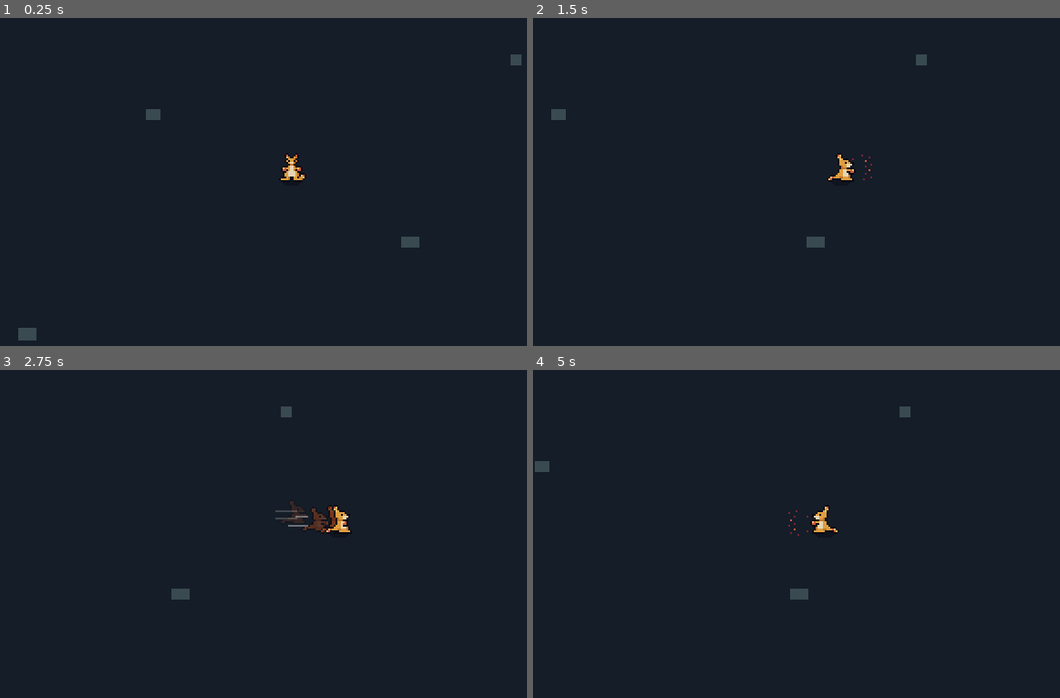
Above: before the commit, frames 1-4 (two rows, left to right).
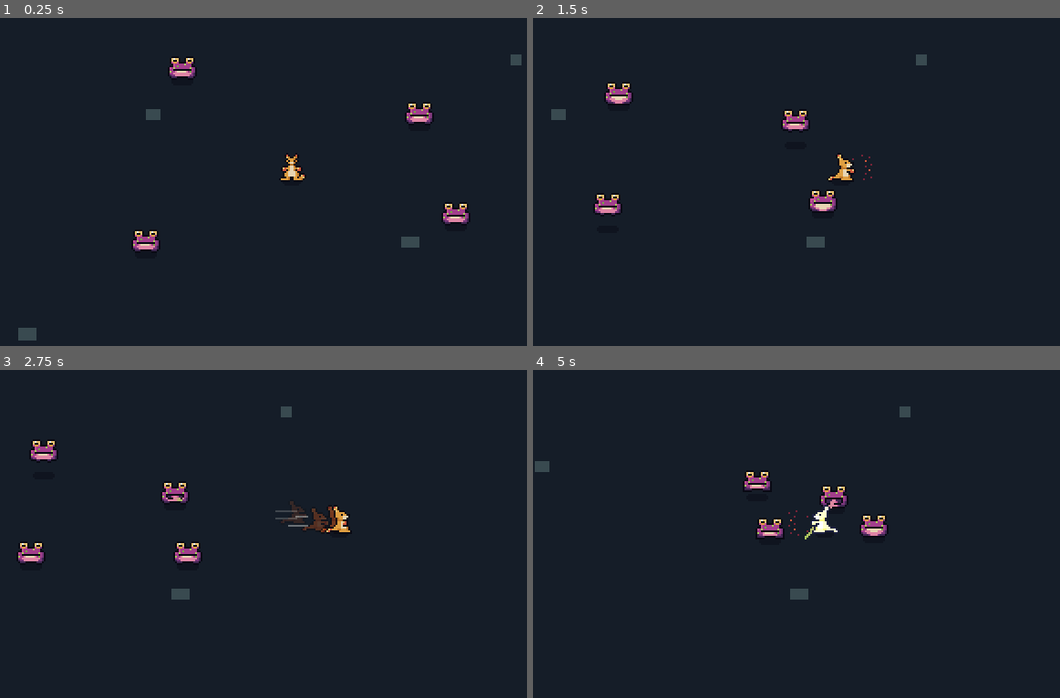
Above: after the commit, the same moments.

Repository: qmkDuran/my-own-art
Game: Godot game, scene res://scenes/main/main.tscn
Same seed, same stepped clock (60 frames per second), same inputs: the game is played once before the commit and once after it.
Inputs (mouse positions are in pixels of both pictures, inside the frame that each line leads up to):
- Up to frame 1 (0.25 s): no input
- Up to frame 2 (1.5 s): move the mouse to (954, 165) at 0.52 s; press the mouse at (954, 165) at 0.53 s; hold D (move_right) 0.53-1.28 s; tap Space (dodge) at 0.8, 1.35 s; move the mouse to (706, 198) at 1.27 s; release the mouse at (706, 198) at 1.28 s; hold S (move_down) from 1.28 s (still down)
- Up to frame 3 (2.75 s): click (173, 550) at 1.55 s; move the mouse to (347, 461) at 2.02 s; release S (move_down) at 2.03 s; press the mouse at (347, 461) at 2.03 s; hold D (move_right) from 2.03 s (still down); tap Space (dodge) at 2.3 s
- Up to frame 4 (5 s): move the mouse to (796, 599) at 2.77 s; release D (move_right) at 2.78 s; release the mouse at (796, 599) at 2.78 s; hold W (move_up) 2.78-3.53 s; tap Space (dodge) at 2.85, 3.8, 4.35 s; click (796, 599) at 3.05 s; move the mouse to (1002, 583) at 3.52 s; press the mouse at (1002, 583) at 3.53 s; hold A (move_left) from 3.53 s (still down); move the mouse to (648, 484) at 4.27 s; release the mouse at (648, 484) at 4.28 s; click (648, 484) at 4.55 s

The runs differ from the first frame. In frame 1, 0.8% of the frame differs, in the area x 25-89%, y 12-72%; in frame 2, 0.8%; in frame 3, 0.8%; in frame 4, 1.1%, in the area x 40-68%, y 31-52%.

Commit message:
Add toxic toad enemy and health/damage
- Toad hops toward the player, puffs up as a warning, then lashes a
  pink, green-tipped tongue drawn in code toward the player.
- Health component with damaged/died signals; HitFlash flashes sprites
  white when hit. Toads take 2 jabs, are knocked back, then fade out.
- Jabs now damage enemies at the landing spot.
- Emberoo has 10 health, is invulnerable mid-dodge, and the level
  restarts when it dies (vertical-slice placeholder).
- Four toads placed in the test level.

Co-Authored-By: Claude Opus 5.5 <noreply@anthropic.com>
Claude-Session: https://claude.ai/code/session_01YABBJVPWvaqtn34m5VQVCp

Diff:
--- a/scenes/creatures/emberoo/emberoo.tscn
+++ b/scenes/creatures/emberoo/emberoo.tscn
@@ -11,6 +11,8 @@
 [ext_resource type="Script" path="res://scripts/effects/afterimage_trail.gd" id="9_trail"]
 [ext_resource type="Script" path="res://scripts/effects/speed_trail.gd" id="10_speed"]
 [ext_resource type="Script" path="res://scripts/effects/speed_lines.gd" id="11_lines"]
+[ext_resource type="Script" path="res://scripts/components/health.gd" id="12_health"]
+[ext_resource type="Script" path="res://scripts/effects/hit_flash.gd" id="13_flash"]
 
 [sub_resource type="CircleShape2D" id="CircleShape2D_body"]
 radius = 5.0
@@ -19,7 +21,7 @@
 offsets = PackedFloat32Array(0, 1)
 colors = PackedColorArray(0.909804, 0.756863, 0.439216, 0, 0.921569, 0.929412, 0.913725, 0.8)
 
-[node name="Emberoo" type="CharacterBody2D"]
+[node name="Emberoo" type="CharacterBody2D" groups=["player"]]
 z_index = 1
 motion_mode = 1
 script = ExtResource("1_creature")
@@ -70,3 +72,11 @@
 [node name="SpeedLines" type="Node" parent="." node_paths=PackedStringArray("target")]
 script = ExtResource("11_lines")
 target = NodePath("..")
+
+[node name="Health" type="Node" parent="."]
+script = ExtResource("12_health")
+max_health = 10
+
+[node name="HitFlash" type="Node" parent="." node_paths=PackedStringArray("sprite")]
+script = ExtResource("13_flash")
+sprite = NodePath("../Sprite")
--- /dev/null
+++ b/scenes/enemies/toxic_toad/toxic_toad.tscn
@@ -0,0 +1,67 @@
+[gd_scene load_steps=9 format=3]
+
+[ext_resource type="Script" path="res://scripts/enemies/toad.gd" id="1_toad"]
+[ext_resource type="Script" path="res://scripts/animation/single_view_animator.gd" id="2_animator"]
+[ext_resource type="Script" path="res://scripts/enemies/toad_tongue.gd" id="3_tongue"]
+[ext_resource type="Script" path="res://scripts/components/health.gd" id="4_health"]
+[ext_resource type="Script" path="res://scripts/effects/hit_flash.gd" id="5_flash"]
+
+[sub_resource type="CircleShape2D" id="CircleShape2D_body"]
+radius = 5.0
+
+[sub_resource type="Gradient" id="Gradient_tongue"]
+offsets = PackedFloat32Array(0, 0.7, 1)
+colors = PackedColorArray(0.87451, 0.517647, 0.647059, 1, 0.87451, 0.517647, 0.647059, 1, 0.658824, 0.792157, 0.345098, 1)
+
+[sub_resource type="Curve" id="Curve_tongue_width"]
+_data = [Vector2(0, 1), 0.0, 0.0, 0, 0, Vector2(1, 0.7), 0.0, 0.0, 0, 0]
+point_count = 2
+
+[node name="ToxicToad" type="CharacterBody2D" groups=["enemies"]]
+z_index = 1
+motion_mode = 1
+script = ExtResource("1_toad")
+
+[node name="Shadow" type="Polygon2D" parent="."]
+color = Color(0.0352941, 0.0392157, 0.0784314, 0.45)
+polygon = PackedVector2Array(-6, 0, -5, -1.5, 0, -2, 5, -1.5, 6, 0, 5, 1.5, 0, 2, -5, 1.5)
+
+[node name="Sprite" type="AnimatedSprite2D" parent="."]
+position = Vector2(0, -8)
+script = ExtResource("2_animator")
+sheet_folder = "res://art/toxic_toad"
+sheet_prefix = "toad"
+animation_settings = {
+"attack": {
+"frame_durations": [0.4, 0.2, 0.12],
+"loops": false
+},
+"hop": {
+"frame_durations": [0.08, 0.1, 0.16, 0.1],
+"loops": false
+},
+"idle": {
+"frame_durations": [0.4, 0.4],
+"loops": true
+}
+}
+
+[node name="Tongue" type="Line2D" parent="."]
+width = 2.0
+width_curve = SubResource("Curve_tongue_width")
+gradient = SubResource("Gradient_tongue")
+begin_cap_mode = 2
+end_cap_mode = 2
+script = ExtResource("3_tongue")
+
+[node name="CollisionShape" type="CollisionShape2D" parent="."]
+position = Vector2(0, -3)
+shape = SubResource("CircleShape2D_body")
+
+[node name="Health" type="Node" parent="."]
+script = ExtResource("4_health")
+max_health = 2
+
+[node name="HitFlash" type="Node" parent="." node_paths=PackedStringArray("sprite")]
+script = ExtResource("5_flash")
+sprite = NodePath("../Sprite")
--- a/scenes/main/main.tscn
+++ b/scenes/main/main.tscn
@@ -1,6 +1,7 @@
-[gd_scene load_steps=2 format=3]
+[gd_scene load_steps=3 format=3]
 
 [ext_resource type="PackedScene" path="res://scenes/creatures/emberoo/emberoo.tscn" id="1_emberoo"]
+[ext_resource type="PackedScene" path="res://scenes/enemies/toxic_toad/toxic_toad.tscn" id="2_toad"]
 
 [node name="Main" type="Node2D"]
 
@@ -41,6 +42,18 @@
 offset_bottom = 87.0
 color = Color(0.223529, 0.290196, 0.313725, 1)
 
+[node name="Toad1" parent="." instance=ExtResource("2_toad")]
+position = Vector2(70, -30)
+
+[node name="Toad2" parent="." instance=ExtResource("2_toad")]
+position = Vector2(90, 25)
+
+[node name="Toad3" parent="." instance=ExtResource("2_toad")]
+position = Vector2(-80, 40)
+
+[node name="Toad4" parent="." instance=ExtResource("2_toad")]
+position = Vector2(-60, -55)
+
 [node name="Emberoo" parent="." instance=ExtResource("1_emberoo")]
 
 [node name="Camera" type="Camera2D" parent="Emberoo"]
--- /dev/null
+++ b/scripts/animation/single_view_animator.gd
@@ -0,0 +1,49 @@
+class_name SingleViewAnimator
+extends AnimatedSprite2D
+## Animations for creatures drawn from one view only, like the toad that always faces the camera.
+##
+## Sheets are named "<prefix>_<action>_sheet.png", e.g. "toad_hop_sheet.png".
+
+const FRAME_SIZE := Vector2i(16, 16)
+
+@export_dir var sheet_folder: String
+@export var sheet_prefix: String
+## For each action: { "frame_durations": [seconds per frame], "loops": bool }.
+@export var animation_settings: Dictionary = {}
+
+## Where the sprite sits when the creature is on the ground.
+var _ground_offset: Vector2
+
+
+func _ready() -> void:
+	_ground_offset = position
+	sprite_frames = SpriteFrames.new()
+	sprite_frames.remove_animation("default")
+
+	for action: String in animation_settings:
+		var sheet_path := "%s/%s_%s_sheet.png" % [sheet_folder, sheet_prefix, action]
+		if not ResourceLoader.exists(sheet_path):
+			continue
+		var settings: Dictionary = animation_settings[action]
+		SpriteSheetLoader.add_animation(
+			sprite_frames, action, load(sheet_path), settings["frame_durations"], settings["loops"], FRAME_SIZE
+		)
+
+
+func show_animation(action: String) -> void:
+	if animation != action and sprite_frames.has_animation(action):
+		play(action)
+
+
+## Always starts from the first frame, e.g. for a new hop or attack.
+func replay_animation(action: String) -> void:
+	if not sprite_frames.has_animation(action):
+		return
+	play(action)
+	frame = 0
+	frame_progress = 0.0
+
+
+## Raises the sprite off the ground, in pixels. The shadow stays put, which sells the jump.
+func lift(height: float) -> void:
+	position = _ground_offset + Vector2(0, -roundf(height))
--- /dev/null
+++ b/scripts/components/health.gd
@@ -0,0 +1,34 @@
+class_name Health
+extends Node
+## Tracks how much damage something can take before it dies.
+##
+## Other components listen to its signals (flash on hit, die at zero)
+## instead of Health knowing about them.
+
+signal damaged(amount: int, source_position: Vector2)
+signal died
+
+@export var max_health: int = 3
+
+## While true, damage is ignored (e.g. mid-dodge).
+var is_invulnerable: bool = false
+
+var current_health: int
+
+
+func _ready() -> void:
+	current_health = max_health
+
+
+func take_damage(amount: int, source_position: Vector2) -> void:
+	if is_invulnerable or is_dead():
+		return
+
+	current_health = maxi(0, current_health - amount)
+	damaged.emit(amount, source_position)
+	if is_dead():
+		died.emit()
+
+
+func is_dead() -> bool:
+	return current_health <= 0
--- a/scripts/components/melee_attack.gd
+++ b/scripts/components/melee_attack.gd
@@ -16,6 +16,12 @@
 @export var fist_height: float = -7.0
 ## Effect shown where the hit lands.
 @export var impact_effect: PackedScene
+## Damage dealt to each target the hit lands on.
+@export var damage: int = 1
+## How close to the landing spot a target's feet must be to get hit, in pixels.
+@export var hit_radius: float = 10.0
+## Group whose members this attack can hurt (each needs a child node named "Health").
+@export var target_group: String = "enemies"
 ## Animations used in turn for back-to-back attacks, e.g. left fist then right fist.
 @export var combo_animations: Array[String] = ["jab", "jab2"]
 
@@ -59,6 +65,7 @@
 	if not _has_landed_hit and _time_attacking >= hit_delay:
 		_has_landed_hit = true
 		_spawn_impact(_attack_direction)
+		_damage_targets_in_reach(_attack_direction)
 
 	if _time_attacking >= attack_duration:
 		is_attacking = false
@@ -80,6 +87,16 @@
 	impact.rotation = attack_direction.angle()
 
 
+func _damage_targets_in_reach(attack_direction: Vector2) -> void:
+	var landing_spot := attacker.global_position + attack_direction * reach
+	for target: Node2D in get_tree().get_nodes_in_group(target_group):
+		if target.global_position.distance_to(landing_spot) > hit_radius:
+			continue
+		var target_health: Health = target.get_node_or_null("Health")
+		if target_health != null:
+			target_health.take_damage(damage, attacker.global_position)
+
+
 func _hit_position(attack_direction: Vector2) -> Vector2:
 	var fist_origin := attacker.global_position + Vector2(0, fist_height)
 	return fist_origin + attack_direction * reach
--- a/scripts/creatures/creature.gd
+++ b/scripts/creatures/creature.gd
@@ -11,6 +11,8 @@
 ##   AfterimageTrail -> fading copies during a dodge
 ##   SpeedTrail      -> a streak behind a dodge
 ##   SpeedLines      -> anime-style lines behind a dodge
+##   Health          -> how much damage it can take (dodging makes it invulnerable)
+##   HitFlash        -> flashes white when hit
 ##   Sprite          -> what to show
 
 ## Below this speed (pixels per second) the creature counts as standing still.
@@ -24,11 +26,20 @@
 @onready var afterimage_trail: AfterimageTrail = $AfterimageTrail
 @onready var speed_trail: SpeedTrail = $SpeedTrail
 @onready var speed_lines: SpeedLines = $SpeedLines
+@onready var health: Health = $Health
+@onready var hit_flash: HitFlash = $HitFlash
 @onready var animator: CreatureAnimator = $Sprite
+
+
+func _ready() -> void:
+	health.damaged.connect(_on_damaged)
+	health.died.connect(_on_died)
 
 
 func _physics_process(delta: float) -> void:
 	_start_requested_action()
+	# Leaping out of the way means attacks pass through you.
+	health.is_invulnerable = dodge.is_dodging
 
 	var move_direction := _chosen_move_direction()
 	velocity = _next_velocity(move_direction, delta)
@@ -100,3 +111,12 @@
 
 func _is_moving() -> bool:
 	return velocity.length() > STANDING_STILL_SPEED
+
+
+func _on_damaged(_amount: int, _source_position: Vector2) -> void:
+	hit_flash.flash()
+
+
+## For the vertical slice, dying simply restarts the level.
+func _on_died() -> void:
+	get_tree().reload_current_scene.call_deferred()
--- /dev/null
+++ b/scripts/effects/hit_flash.gd
@@ -0,0 +1,17 @@
+class_name HitFlash
+extends Node
+## Flashes a sprite bright white for a moment when it gets hit.
+##
+## Uses self_modulate, so it never fights with fades that use modulate.
+
+@export var sprite: CanvasItem
+## How bright the flash starts (1.0 is normal).
+@export var flash_brightness: float = 4.0
+## Seconds for the flash to fade back to normal.
+@export var flash_time: float = 0.12
+
+
+func flash() -> void:
+	sprite.self_modulate = Color(flash_brightness, flash_brightness, flash_brightness)
+	var fade := sprite.create_tween()
+	fade.tween_property(sprite, "self_modulate", Color.WHITE, flash_time)
--- /dev/null
+++ b/scripts/enemies/toad.gd
@@ -0,0 +1,220 @@
+class_name Toad
+extends CharacterBody2D
+## A toxic toad: hops toward the player, puffs up as a warning, then lashes its tongue.
+##
+## Behaviour is a small state machine. Each state has a length; when it runs out,
+## the toad decides what to do next.
+##   RESTING    -> sits for a moment, then hops closer or starts an attack
+##   HOPPING    -> one hop toward the player, in an arc
+##   PUFFING    -> the warning: cheeks puff up (the player's cue to dodge)
+##   LASHING    -> tongue shoots out; hits the player if they're still in the way
+##   RECOVERING -> a short pause after attacking or being hit
+##   DYING      -> fades away
+
+enum State { RESTING, HOPPING, PUFFING, LASHING, RECOVERING, DYING }
+
+## Height of the player's body above their feet, used to aim and hit with the tongue.
+const PLAYER_BODY_HEIGHT := -6.0
+
+@export_group("Hopping")
+## Farthest a single hop goes, in pixels.
+@export var hop_distance: float = 22.0
+## Seconds per hop (the hop animation's length).
+@export var hop_duration: float = 0.44
+## How high each hop peaks, in pixels.
+@export var hop_height: float = 6.0
+## Shortest and longest pause between hops, in seconds.
+@export var rest_time_range: Vector2 = Vector2(0.25, 0.7)
+
+@export_group("Tongue attack")
+## How far the tongue reaches, in pixels. The toad attacks once the player is this close.
+@export var tongue_reach: float = 26.0
+## Seconds of warning before the tongue comes out (the attack animation's first frame).
+@export var puff_time: float = 0.40
+## Seconds the tongue is out (the rest of the attack animation).
+@export var lash_time: float = 0.32
+## How close to the tongue the player's body must be to get hit, in pixels.
+@export var tongue_hit_radius: float = 5.0
+@export var tongue_damage: int = 1
+## Seconds the toad pauses after attacking or being hit.
+@export var recover_time: float = 0.5
+
+@export_group("Getting hit")
+## Speed the toad is knocked back at when hit, in pixels per second.
+@export var knockback_speed: float = 120.0
+## How fast the knockback slows down, in pixels per second squared.
+@export var knockback_friction: float = 600.0
+## Seconds to fade out after dying.
+@export var death_fade_time: float = 0.3
+
+var _state: State = State.RESTING
+var _time_in_state: float = 0.0
+var _state_length: float = 0.0
+var _hop_velocity: Vector2 = Vector2.ZERO
+var _lash_direction: Vector2 = Vector2.DOWN
+var _has_hit_this_lash: bool = false
+
+@onready var health: Health = $Health
+@onready var sprite: SingleViewAnimator = $Sprite
+@onready var tongue: ToadTongue = $Tongue
+@onready var hit_flash: HitFlash = $HitFlash
+@onready var collision_shape: CollisionShape2D = $CollisionShape
+
+
+func _ready() -> void:
+	health.damaged.connect(_on_damaged)
+	health.died.connect(_on_died)
+	_enter(State.RESTING, _random_rest_time())
+
+
+func _physics_process(delta: float) -> void:
+	_time_in_state += delta
+
+	match _state:
+		State.RESTING:
+			_rest()
+		State.HOPPING:
+			_hop()
+		State.PUFFING:
+			_puff()
+		State.LASHING:
+			_lash()
+		State.RECOVERING, State.DYING:
+			_slow_down(delta)
+
+	move_and_slide()
+
+
+# --- States ---------------------------------------------------------------
+
+func _rest() -> void:
+	velocity = Vector2.ZERO
+	sprite.show_animation("idle")
+	if _is_state_over():
+		_choose_next_move()
+
+
+func _hop() -> void:
+	velocity = _hop_velocity
+	sprite.lift(sin(PI * _state_progress()) * hop_height)
+	if _is_state_over():
+		sprite.lift(0.0)
+		_enter(State.RESTING, _random_rest_time())
+
+
+func _puff() -> void:
+	velocity = Vector2.ZERO
+	if _is_state_over():
+		_has_hit_this_lash = false
+		tongue.lash(_lash_direction, tongue_reach, lash_time)
+		_enter(State.LASHING, lash_time)
+
+
+func _lash() -> void:
+	velocity = Vector2.ZERO
+	if tongue.is_fully_extended() and not _has_hit_this_lash:
+		_has_hit_this_lash = true
+		_try_to_hit_player()
+	if _is_state_over():
+		_enter(State.RECOVERING, recover_time)
+
+
+func _slow_down(delta: float) -> void:
+	velocity = velocity.move_toward(Vector2.ZERO, knockback_friction * delta)
+	if _state == State.RECOVERING:
+		sprite.show_animation("idle")
+		if _is_state_over():
+			_enter(State.RESTING, _random_rest_time())
+
+
+# --- Decisions ------------------------------------------------------------
+
+func _choose_next_move() -> void:
+	var player := _find_player()
+	if player == null:
+		_enter(State.RESTING, _random_rest_time())
+		return
+
+	var to_player := _player_body_position(player) - global_position
+	if to_player.length() <= tongue_reach:
+		_start_attack(to_player)
+	else:
+		_start_hop(to_player)
+
+
+func _start_attack(to_player: Vector2) -> void:
+	_lash_direction = to_player.normalized()
+	sprite.replay_animation("attack")
+	_enter(State.PUFFING, puff_time)
+
+
+## Hops toward the player, but not so far that it lands on top of them.
+func _start_hop(to_player: Vector2) -> void:
+	var distance := minf(hop_distance, to_player.length() - tongue_reach * 0.7)
+	_hop_velocity = to_player.normalized() * distance / hop_duration
+	sprite.replay_animation("hop")
+	_enter(State.HOPPING, hop_duration)
+
+
+func _try_to_hit_player() -> void:
+	var player := _find_player()
+	if player == null:
+		return
+	if not tongue.reaches(_player_body_position(player), tongue_hit_radius):
+		return
+
+	var player_health: Health = player.get_node_or_null("Health")
+	if player_health != null:
+		player_health.take_damage(tongue_damage, global_position)
+
+
+# --- Reactions ------------------------------------------------------------
+
+func _on_damaged(_amount: int, source_position: Vector2) -> void:
+	hit_flash.flash()
+	if _state == State.DYING:
+		return
+
+	tongue.retract_now()
+	sprite.lift(0.0)
+	velocity = (global_position - source_position).normalized() * knockback_speed
+	_enter(State.RECOVERING, recover_time)
+
+
+func _on_died() -> void:
+	_enter(State.DYING, death_fade_time)
+	remove_from_group("enemies")
+	collision_shape.set_deferred("disabled", true)
+
+	var fade := create_tween()
+	fade.tween_property(sprite, "modulate:a", 0.0, death_fade_time)
+	fade.tween_callback(queue_free)
+
+
+# --- Helpers --------------------------------------------------------------
+
+func _enter(new_state: State, length: float) -> void:
+	_state = new_state
+	_time_in_state = 0.0
+	_state_length = length
+
+
+func _is_state_over() -> bool:
+	return _time_in_state >= _state_length
+
+
+## How far through the current state we are, from 0.0 to 1.0.
+func _state_progress() -> float:
+	return clampf(_time_in_state / _state_length, 0.0, 1.0)
+
+
+func _random_rest_time() -> float:
+	return randf_range(rest_time_range.x, rest_time_range.y)
+
+
+func _find_player() -> Node2D:
+	return get_tree().get_first_node_in_group("player")
+
+
+func _player_body_position(player: Node2D) -> Vector2:
+	return player.global_position + Vector2(0, PLAYER_BODY_HEIGHT)
--- /dev/null
+++ b/scripts/enemies/toad_tongue.gd
@@ -0,0 +1,75 @@
+class_name ToadTongue
+extends Line2D
+## The toad's tongue: shoots out of the mouth toward a direction, holds, then snaps back.
+##
+## Drawn in code so it can point anywhere, even though the toad sprite only faces the camera.
+
+## Where the mouth is, relative to the toad's feet.
+@export var mouth_offset: Vector2 = Vector2(0, -5)
+
+## Share of the lash spent shooting out, and the share by which it has fully extended + held.
+const SHOOT_OUT_SHARE := 0.35
+const HOLD_UNTIL_SHARE := 0.55
+
+var _direction: Vector2 = Vector2.DOWN
+var _reach: float = 0.0
+var _duration: float = 0.0
+var _elapsed: float = 0.0
+var _is_lashing: bool = false
+
+
+func _ready() -> void:
+	retract_now()
+
+
+func lash(direction: Vector2, reach: float, duration: float) -> void:
+	_direction = direction.normalized()
+	_reach = reach
+	_duration = duration
+	_elapsed = 0.0
+	_is_lashing = true
+	visible = true
+
+
+func retract_now() -> void:
+	_is_lashing = false
+	visible = false
+	clear_points()
+
+
+func is_fully_extended() -> bool:
+	return _is_lashing and _extension() >= 1.0
+
+
+## True if the tongue passes within hit_radius of the point (world coordinates).
+func reaches(point: Vector2, hit_radius: float) -> bool:
+	if not _is_lashing:
+		return false
+	var mouth := to_global(mouth_offset)
+	var tip := to_global(_tip_position())
+	var closest := Geometry2D.get_closest_point_to_segment(point, mouth, tip)
+	return closest.distance_to(point) <= hit_radius
+
+
+func _process(delta: float) -> void:
+	if not _is_lashing:
+		return
+
+	_elapsed += delta
+	points = PackedVector2Array([mouth_offset, _tip_position()])
+	if _elapsed >= _duration:
+		retract_now()
+
+
+func _tip_position() -> Vector2:
+	return mouth_offset + _direction * _reach * _extension()
+
+
+## How far out the tongue is right now: 0 = in the mouth, 1 = full reach.
+func _extension() -> float:
+	var progress := clampf(_elapsed / _duration, 0.0, 1.0)
+	if progress < SHOOT_OUT_SHARE:
+		return progress / SHOOT_OUT_SHARE
+	if progress < HOLD_UNTIL_SHARE:
+		return 1.0
+	return 1.0 - (progress - HOLD_UNTIL_SHARE) / (1.0 - HOLD_UNTIL_SHARE)
Not shown: 1 places in scenes/creatures/emberoo/emberoo.tscn that only renumber resources
